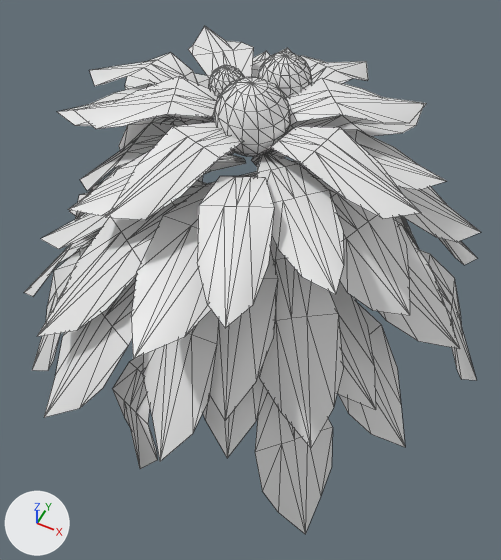
The FBX model Forage and Brew/Assets/GA/Meshes/Enviro Exterieur/Foliage/SM_BigBush01.fbx, before and after one commit.
Both versions are drawn from a 50 mm camera at (0.836, -1.512, 2.359) aimed at (0.113, -0.067, 0.552). Every picture has the same lights, and +X, +Y and +Z are marked at lower left. Mesh edges are drawn as thin lines. Where no turn or scale is listed for an object, it has been applied to the vertices.

Names of what the first picture shows: 'SM_BigBush01'.
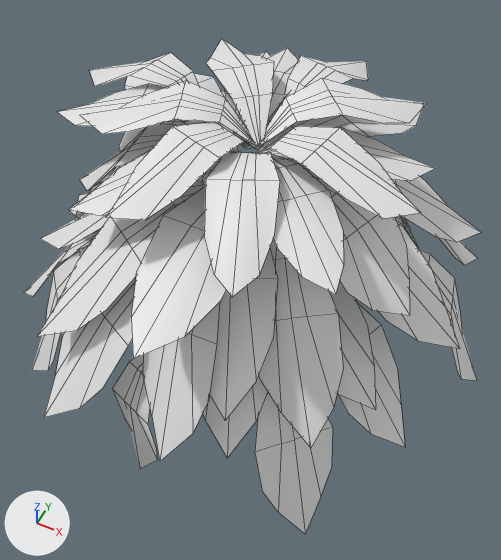
Location of each change, (x1, y1, x2, y2) in pixels of the pictures (501 x 560 px):
'SM_BigBush01', reshaped: before (24, 26, 480, 534); after (24, 39, 480, 534)
part 1 of me_mesh, rebuilt: before (74, 76, 219, 129); after (80, 81, 255, 145)
part 2 of me_mesh, rebuilt: before (188, 26, 254, 78); after (206, 39, 274, 145)
part 3 of me_mesh, rebuilt (11% shorter): before (270, 129, 446, 190); after (261, 127, 435, 181)
part 4 of me_mesh, deleted: before (208, 65, 245, 96)
part 5 of me_mesh, deleted: before (258, 52, 312, 97)
part 6 of me_mesh, cut back: before (197, 77, 290, 328); after (204, 134, 286, 297)

What the commit changed:
me_mesh is used by ob_sm_bigbush01; location (0.0, 0.0, 0.0).
me_mesh had 1236 vertices, 1692 faces and spanned x -0.94..0.94, y -0.79..0.79, z 0.0..1.31.
me_mesh now has 960 vertices, 576 faces and spans x -0.94..0.94, y -0.79..0.79, z 0.0..1.22.
me_mesh part 1: the loose piece of 20 vertices spanning x -0.43..0.07, y -0.19..0.04, z 1.08..1.22 is rebuilt with 20 vertices and now spans x -0.4..0.1, y -0.21..0.03, z 1.09..1.22.
me_mesh part 2: the loose piece of 20 vertices spanning x -0.33..0.02, y 0.04..0.45, z 1.08..1.22 is rebuilt with 20 vertices and now spans x -0.23..0.12, y -0.01..0.4, z 1.09..1.22.
me_mesh part 3: the loose piece of 20 vertices spanning x 0.13..0.64, y 0.0..0.21, z 1.02..1.1 is rebuilt with 20 vertices and now spans x 0.11..0.6, y -0.03..0.22, z 1.02..1.1.
me_mesh part 4: the loose piece of 92 vertices spanning x -0.1..0.01, y 0.03..0.15, z 1.14..1.25 is deleted.
me_mesh part 5: the loose piece of 92 vertices spanning x 0.02..0.18, y 0.11..0.27, z 1.11..1.28 is deleted.
me_mesh part 6: 1 vertex moved within x 0.12, y -0.05, z 1.09; 112 vertices removed from x -0.01..0.35, y -0.63..0.09, z 1.03..1.31; 20 vertices added at x 0.09..0.33, y -0.55..-0.05, z 1.05..1.19.
